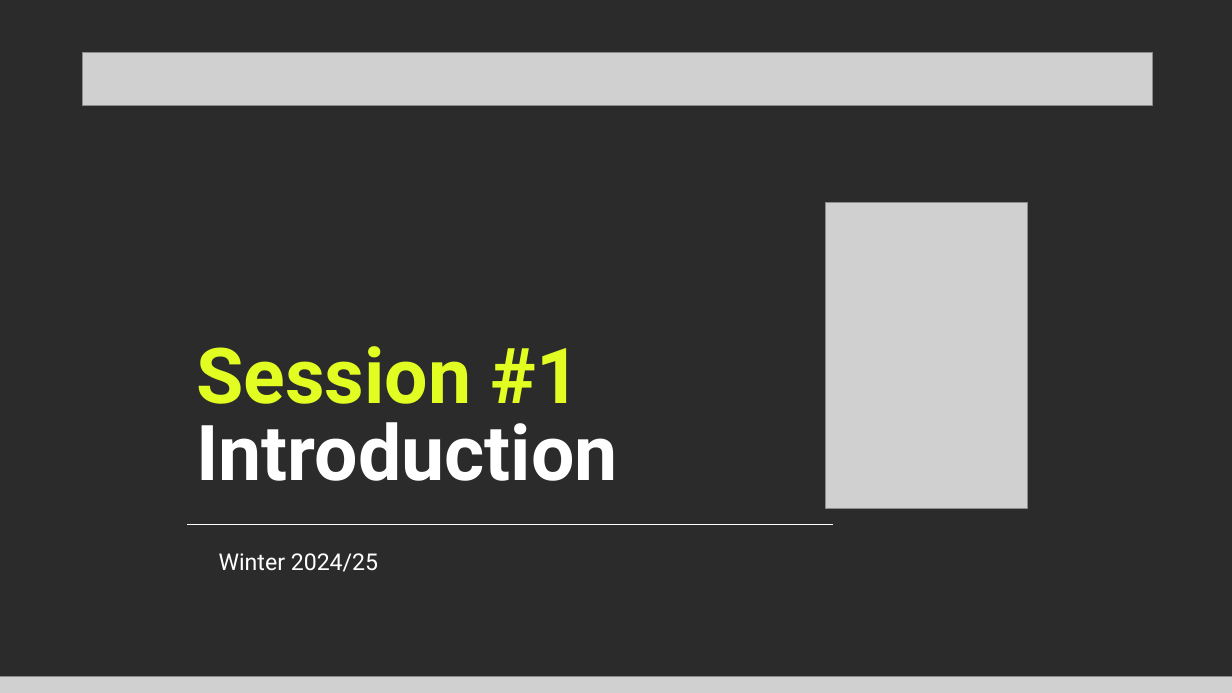
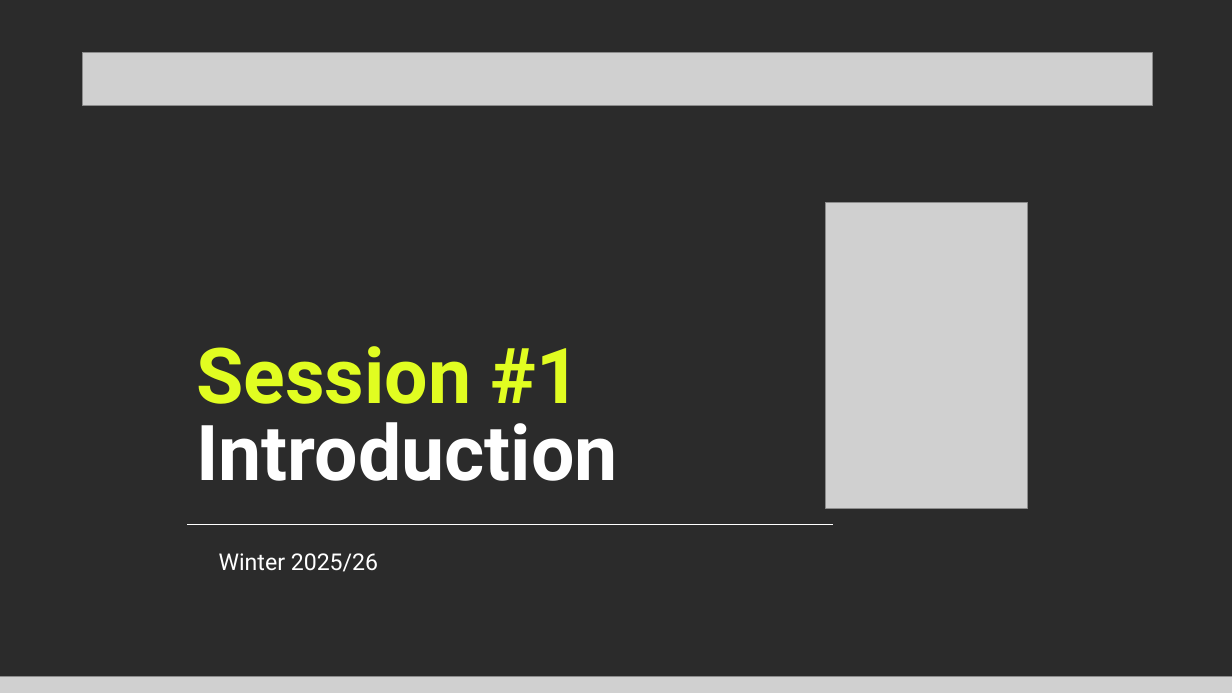
Before and after one commit to Technipwn/Technipwn.github.io, a slide deck: slide 1 of files/introduction.pptx. Drawn at 1232x693 pixels with LibreOffice and Linux fonts; fonts in the diff are those of the drawing; grey boxes stand for pictures; background and template pictures are left out; a plain dark background stands for a picture behind light text. Boxes give left, top, right and bottom in pixels: in the first picture for what was removed or moved away, otherwise in the second. Text is boxed around its words. In the diff, an @@ line names an element or a change of style, - is before the commit and + after.

```diff
--- a/files/introduction.pptx
+++ b/files/introduction.pptx
@@ text at (219, 553, 378, 572): text changed @@
-Winter 2024/25
+Winter 2025/26
```
Also in this commit, not shown: 3 other slides changed, 3 slides removed, 22 other files.
